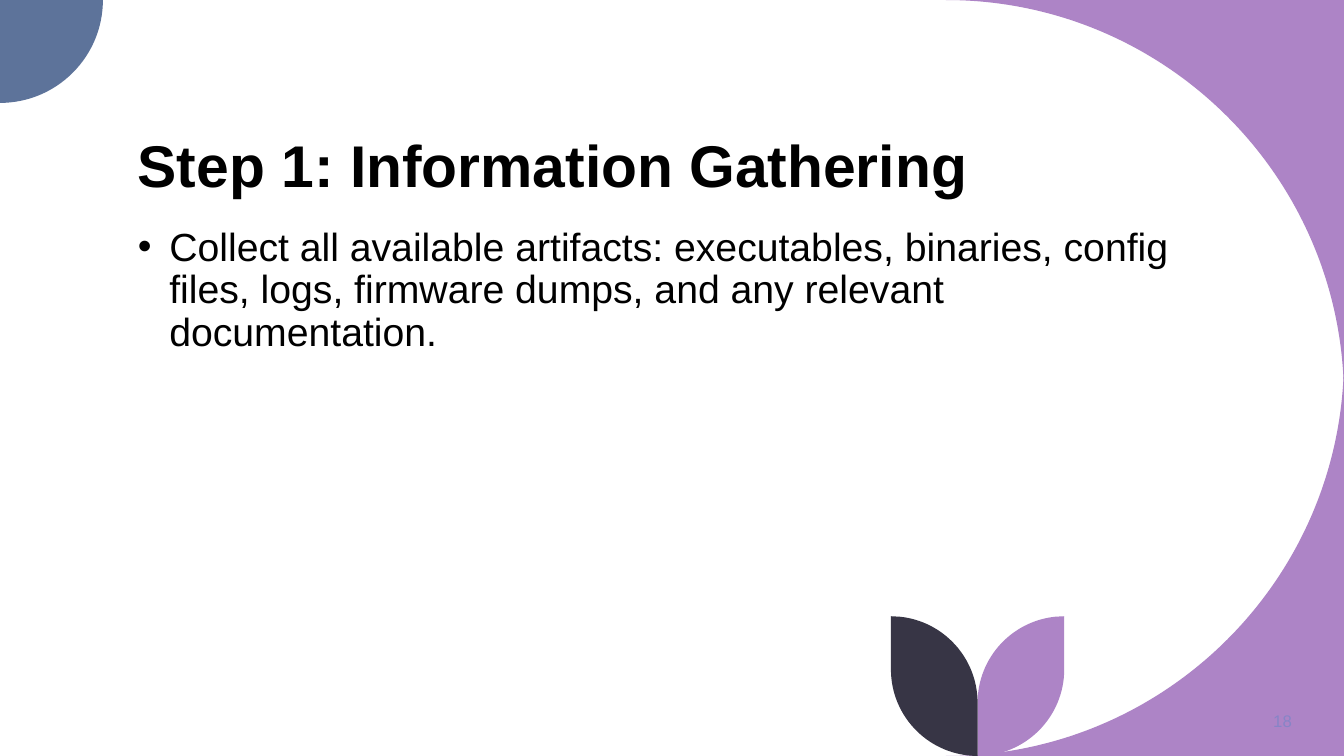
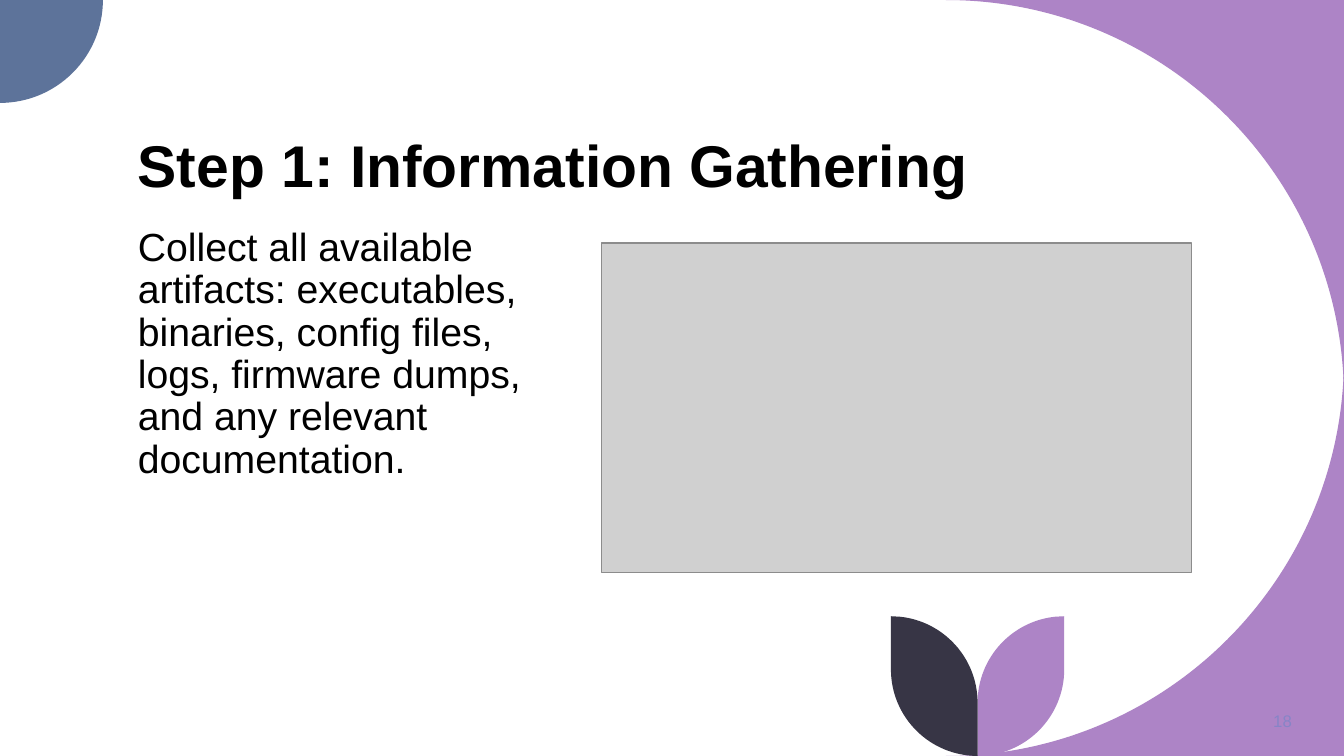
Before and after one commit to syd-kiwi/re-arduino-uno, a slide deck: slide 18 of Presentation/RE for the Rest of Us.pptx. Drawn at 1344x756 pixels with LibreOffice and Linux fonts; fonts in the diff are those of the drawing; grey boxes stand for pictures. Boxes give left, top, right and bottom in pixels: in the first picture for what was removed or moved away, otherwise in the second. Text is boxed around its words. In the diff, an @@ line names an element or a change of style, - is before the commit and + after.

```diff
--- a/Presentation/RE for the Rest of Us.pptx
+++ b/Presentation/RE for the Rest of Us.pptx
@@ text "Collect all available artifacts: executables, ..." at <box>138,232,520,474</box>: bullet • to none @@
@@ picture added at <box>602,243,1192,573</box> @@
```
Also in this commit, not shown: 15 other slides changed, 1 slide added, 1 slide removed.
